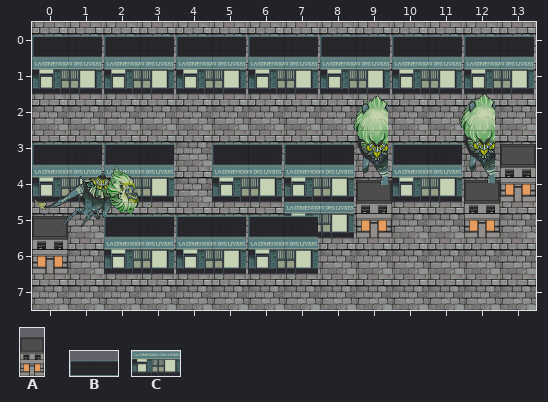
Tiled map -- cityoflight/core/assets/jsons/levelnew.tmx. Above is the file before it was changed.
Cells are 64x64 px. Shown: x 0..13, y 0..7.
Key: from "64_building_short": A 0; from "build1": B 0, C 1.
_ is an empty cell.
Objects are placed by their top-left corner, in cells (3,4 is the top-left corner of cell 3,4); size is 1x1 cell unless given.
Layers that did not change in this view are not listed.
Layer "Roofs" before, first column x 0:
0 B_B_B_B_B_B_B_
1 ______________
2 ______________
3 B_B__B_B__B___
4 ______________
5 __B_B_B_______
6 ______________
7 ______________
Objects on layer "Buildings" before:
C "building1" at 12,1 size 2x1
C "building2" at 10,1 size 2x1
C "building3" at 8,1 size 2x1
C "building4" at 6,1 size 2x1
C "building5" at 4,1 size 2x1
C "building6" at 2,1 size 2x1
C "building7" at 0,1 size 2x1
C "building8" at 0,4 size 2x1
C "building9" at 2,4 size 2x1
C "building10" at 5,4 size 2x1
C "building11" at 7,4 size 2x1
C "building12" at 10,4 size 2x1
A "building13" at 13,3 size 1x2
A "building14" at 12,4 size 1x2
A "building15" at 9,4 size 1x2
C "building16" at 7,5 size 2x1
C "building17" at 2,6 size 2x1
C "building18" at 4,6 size 2x1
C "building19" at 6,6 size 2x1
A "building20" at 0,5 size 1x2
New version:
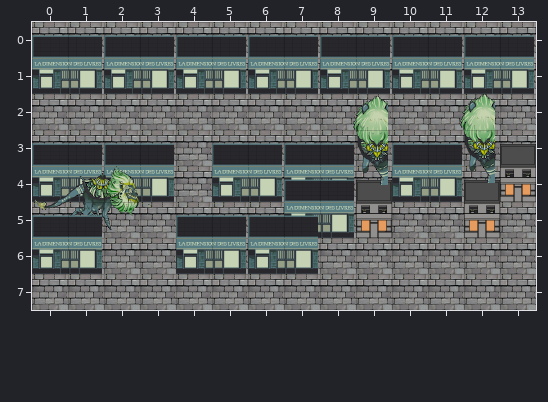
Difference:
Layer "Buildings":
changed: C "building17" at 2,6 size 2x1 -> C "building17" at 0,6 size 2x1
removed: A "building20" at 0,5 size 1x2
Layer "Roofs":
y 4: x 7 _ -> B
y 5: x 0 _ -> B; x 2 B -> _
